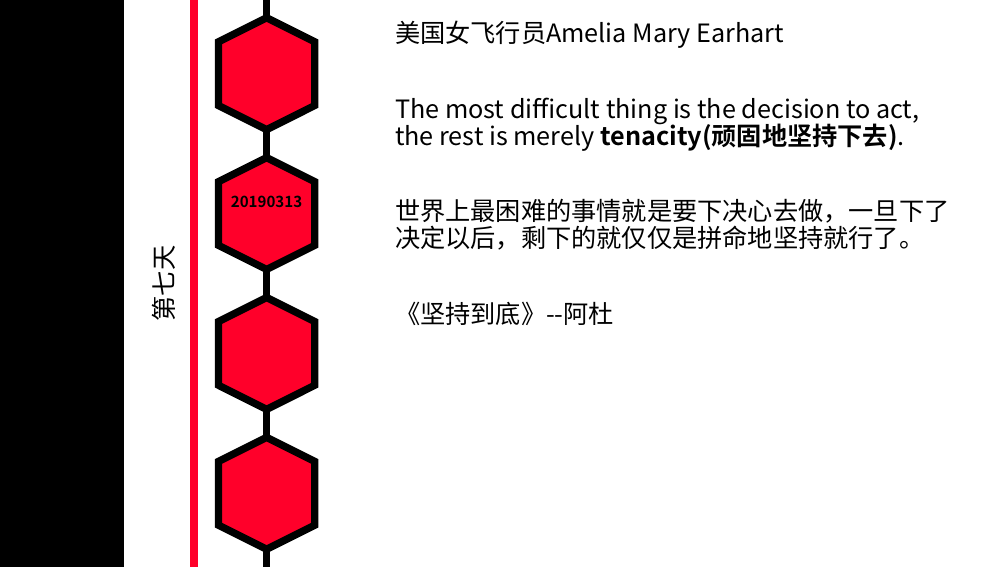
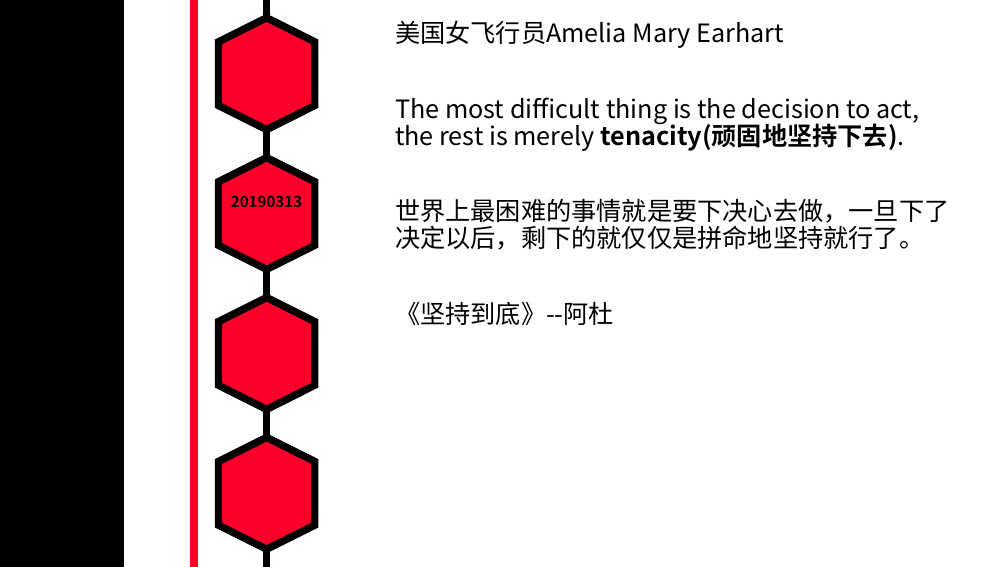
Before and after one commit to MarkShen1992/PPT-template, a slide deck: slide 7 of morning reading/iridescent english sentenses.pptx. Drawn at 1008x567 pixels with LibreOffice and Linux fonts; fonts in the diff are those of the drawing. Boxes give left, top, right and bottom in pixels: in the first picture for what was removed or moved away, otherwise in the second. Text is boxed around its words. In the diff, an @@ line names an element or a change of style, - is before the commit and + after.

```diff
--- a/morning reading/iridescent english sentenses.pptx
+++ b/morning reading/iridescent english sentenses.pptx
@@ text removed at bbox=[145, 253, 182, 320] @@
-第七天
```
Also in this commit, not shown: 11 other slides changed, 2 slides added.
